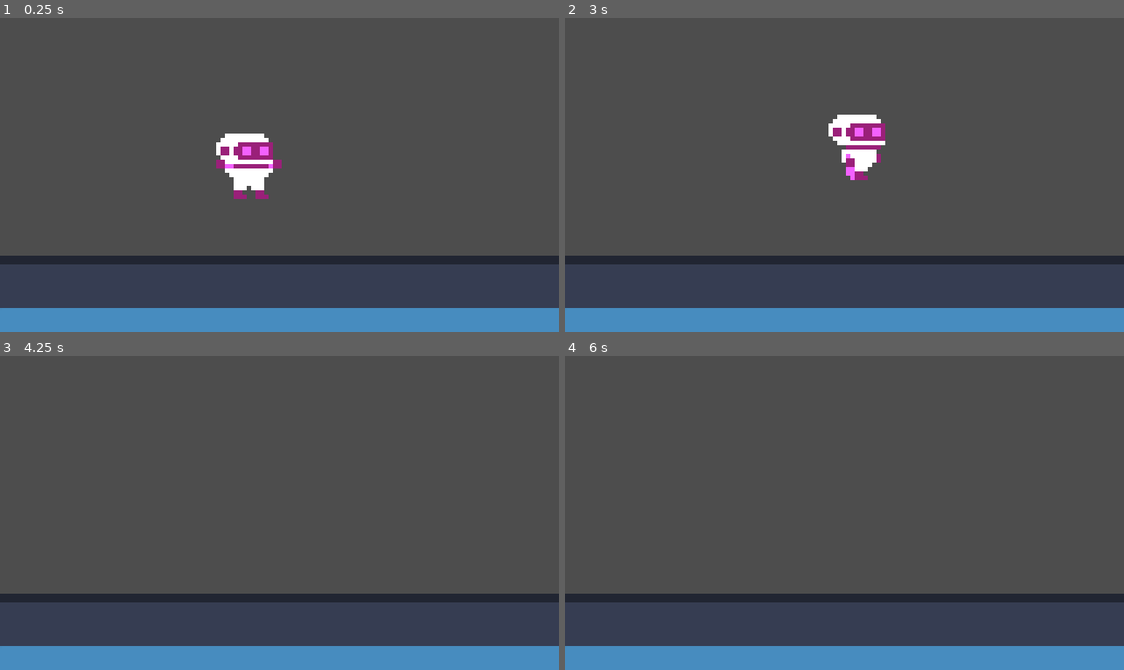
Above: before the commit, frames 1-4 (two rows, left to right).
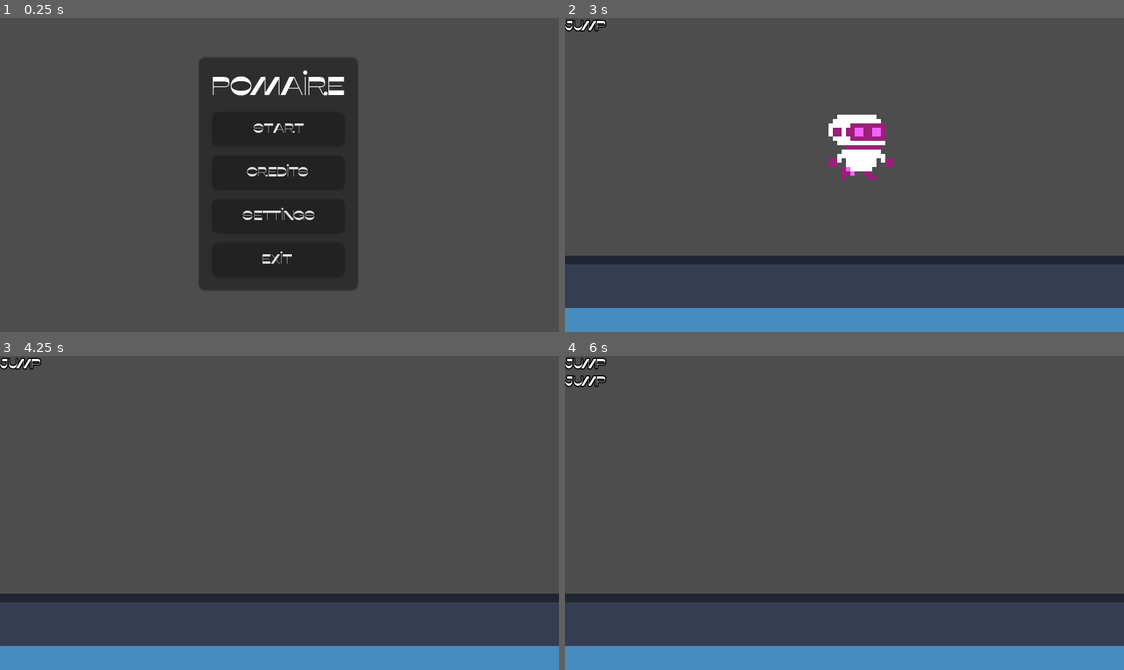
Above: after the commit, the same moments.

Repository: elixs/Pomaire
Game: Godot game, scene res://scenes/ui/main_menu.tscn
Two runs of this game, one before a commit and one after it. Both use one fixed random seed, a clock stepped at 60 frames per second and the inputs below. Before the commit the project starts from res://scenes/main.tscn. The engine's default icon, where the game draws it, is replaced by a stand-in: a white triangle on a blue panel in a dark square.
Inputs (mouse positions are in pixels of both pictures, inside the frame that each line leads up to):
- Up to frame 1 (0.25 s): no input
- Up to frame 2 (3 s): click (844, 171) at 0.5 s, where only the run after the commit has a clickable "Credits"; click (844, 215) at 1.25 s, where only the run after the commit has a clickable "Settings"; click (844, 127) at 2 s, where only the run after the commit has a clickable "Start"; hold D (move_right) from 2.78 s (still down); hold Space (jump) from 2.78 s (still down); tap F (test, bound only after the commit) at 2.85 s
- Up to frame 3 (4.25 s): keep holding D (move_right); release Space (jump) at 3.53 s; tap Space (jump) at 3.6, 3.77, 4.07 s; tap F (test, bound only after the commit) at 3.8 s
- Up to frame 4 (6 s): tap Enter at 4.25 s; release D (move_right) at 4.28 s; hold A (move_left) 4.28-5.03 s; hold Space (jump) 4.28-5.03 s; tap F (test, bound only after the commit) at 4.35, 5.1 s; hold D (move_right) from 5.03 s (still down); tap Space (jump) at 5.27, 5.57, 5.75 s; hold Space (jump) from 5.78 s (still down)

The runs differ from the first frame. In frame 1, 30% of the frame differs, in the area x 0-100%, y 12-100%; in frame 2, 0.6%; in frame 3, 0.2%; in frame 4, 0.4%.

Commit message:
player, menu and theme
also helper debug class

Diff:
--- a/project.godot
+++ b/project.godot
@@ -11,9 +11,13 @@
 [application]
 
 config/name="Pomaire"
-run/main_scene="res://scenes/main.tscn"
+run/main_scene="res://scenes/ui/main_menu.tscn"
 config/features=PackedStringArray("4.1", "Forward Plus")
 config/icon="res://icon.svg"
+
+[autoload]
+
+Debug="*res://scripts/debug.gd"
 
 [display]
 
@@ -23,6 +27,10 @@
 window/size/window_width_override=1280
 window/size/window_height_override=720
 window/stretch/mode="canvas_items"
+
+[gui]
+
+theme/custom="res://resources/theme.tres"
 
 [input]
 
@@ -53,6 +61,11 @@
 "events": [Object(InputEventKey,"resource_local_to_scene":false,"resource_name":"","device":-1,"window_id":0,"alt_pressed":false,"shift_pressed":false,"ctrl_pressed":false,"meta_pressed":false,"pressed":false,"keycode":0,"physical_keycode":32,"key_label":0,"unicode":32,"echo":false,"script":null)
 ]
 }
+test={
+"deadzone": 0.5,
+"events": [Object(InputEventKey,"resource_local_to_scene":false,"resource_name":"","device":-1,"window_id":0,"alt_pressed":false,"shift_pressed":false,"ctrl_pressed":false,"meta_pressed":false,"pressed":false,"keycode":0,"physical_keycode":70,"key_label":0,"unicode":102,"echo":false,"script":null)
+]
+}
 
 [rendering]
 
--- /dev/null
+++ b/resources/theme.tres
@@ -0,0 +1,13 @@
+[gd_resource type="Theme" load_steps=2 format=3 uid="uid://cr6acvmkqo3cr"]
+
+[ext_resource type="FontFile" uid="uid://d28eviiijl1rj" path="res://assets/fonts/misto/Misto.ttf" id="1_6hsmd"]
+
+[resource]
+default_font = ExtResource("1_6hsmd")
+default_font_size = 6
+BigLabel/base_type = &"Label"
+BigLabel/font_sizes/font_size = 12
+MarginContainer/constants/margin_bottom = 6
+MarginContainer/constants/margin_left = 6
+MarginContainer/constants/margin_right = 6
+MarginContainer/constants/margin_top = 6
--- a/scenes/san_martin.gd
+++ b/scenes/san_martin.gd
@@ -9,29 +9,48 @@
 @onready var animation_tree: AnimationTree = $AnimationTree
 @onready var playback = animation_tree.get("parameters/playback")
 
+@onready var pivot: Node2D = $Pivot
+
+
 func _ready() -> void:
 	animation_tree.active = true
+
 
 func _physics_process(delta: float) -> void:
 	var move_input = Input.get_axis("move_left", "move_right")
 
+
 	if not is_on_floor():
 		velocity.y += gravity * delta
 
-	if Input.is_action_just_pressed("jump"):
+
+	if Input.is_action_just_pressed("jump") and is_on_floor():
 		velocity.y = -jump_speed
+		Debug.dprint("jump")
+
 
 	velocity.x = move_toward(velocity.x, speed * move_input, acceleration * delta)
 
 	move_and_slide()
 
 	# animation
-	if abs(velocity.x) > 10 or move_input != 0:
-		playback.travel("run")
-	else:
-		playback.travel("idle")
+
+	if move_input != 0:
+		pivot.scale.x = sign(move_input)
 
 
-#func _input(event: InputEvent) -> void:
-#	if event.is_action_pressed("jump"):
-#		animation_player.play("jump")
+	if is_on_floor():
+		if abs(velocity.x) > 10 or move_input != 0:
+			playback.travel("run")
+		else:
+			playback.travel("idle")
+	else:
+		if velocity.y < 0:
+			playback.travel("jump")
+		else:
+			playback.travel("fall")
+
+
+func _input(event: InputEvent) -> void:
+	if event.is_action_pressed("jump"):
+		print("test")
--- a/scenes/san_martin.tscn
+++ b/scenes/san_martin.tscn
@@ -6,18 +6,86 @@
 [sub_resource type="CapsuleShape2D" id="CapsuleShape2D_pojv8"]
 height = 32.0
 
+[sub_resource type="Animation" id="Animation_53ciw"]
+length = 0.001
+tracks/0/type = "value"
+tracks/0/imported = false
+tracks/0/enabled = true
+tracks/0/path = NodePath("Pivot/Sprite2D:frame")
+tracks/0/interp = 1
+tracks/0/loop_wrap = true
+tracks/0/keys = {
+"times": PackedFloat32Array(0),
+"transitions": PackedFloat32Array(1),
+"update": 1,
+"values": [0]
+}
+tracks/1/type = "value"
+tracks/1/imported = false
+tracks/1/enabled = true
+tracks/1/path = NodePath("Pivot/Sprite2D:texture")
+tracks/1/interp = 1
+tracks/1/loop_wrap = true
+tracks/1/keys = {
+"times": PackedFloat32Array(0),
+"transitions": PackedFloat32Array(1),
+"update": 1,
+"values": [ExtResource("5_3jm1x")]
+}
+tracks/2/type = "value"
+tracks/2/imported = false
+tracks/2/enabled = true
+tracks/2/path = NodePath("Pivot/Sprite2D:modulate")
+tracks/2/interp = 1
+tracks/2/loop_wrap = true
+tracks/2/keys = {
+"times": PackedFloat32Array(0),
+"transitions": PackedFloat32Array(1),
+"update": 0,
+"values": [Color(1, 1, 1, 1)]
+}
+
+[sub_resource type="Animation" id="Animation_jg88c"]
+resource_name = "fall"
+length = 0.1
+loop_mode = 2
+tracks/0/type = "value"
+tracks/0/imported = false
+tracks/0/enabled = true
+tracks/0/path = NodePath("Pivot/Sprite2D:texture")
+tracks/0/interp = 1
+tracks/0/loop_wrap = true
+tracks/0/keys = {
+"times": PackedFloat32Array(0),
+"transitions": PackedFloat32Array(1),
+"update": 1,
+"values": [ExtResource("5_3jm1x")]
+}
+tracks/1/type = "value"
+tracks/1/imported = false
+tracks/1/enabled = true
+tracks/1/path = NodePath("Pivot/Sprite2D:frame")
+tracks/1/interp = 1
+tracks/1/loop_wrap = true
+tracks/1/keys = {
+"times": PackedFloat32Array(0),
+"transitions": PackedFloat32Array(1),
+"update": 1,
+"values": [9]
+}
+
 [sub_resource type="Animation" id="Animation_3iijn"]
 resource_name = "idle"
-length = 0.4
+length = 1.2
 loop_mode = 1
 tracks/0/type = "value"
 tracks/0/imported = false
 tracks/0/enabled = true
-tracks/0/path = NodePath("Sprite2D:frame")
-tracks/0/interp = 1
-tracks/0/loop_wrap = true
-tracks/0/keys = {
-"times": PackedFloat32Array(0, 0.2),
+tracks/0/path = NodePath("Pivot/Sprite2D:frame")
+tracks/0/interp = 1
+tracks/0/loop_wrap = true
+tracks/0/keys = {
+"times": PackedFloat32Array(0, 0.6),
 "transitions": PackedFloat32Array(1, 1),
 "update": 1,
 "values": [0, 2]
@@ -25,41 +93,135 @@
 tracks/1/type = "value"
 tracks/1/imported = false
 tracks/1/enabled = true
-tracks/1/path = NodePath("Sprite2D:texture")
-tracks/1/interp = 1
-tracks/1/loop_wrap = true
-tracks/1/keys = {
-"times": PackedFloat32Array(0),
-"transitions": PackedFloat32Array(1),
-"update": 1,
-"values": [ExtResource("5_3jm1x")]
-}
-
-[sub_resource type="Animation" id="Animation_53ciw"]
-length = 0.001
-tracks/0/type = "value"
-tracks/0/imported = false
-tracks/0/enabled = true
-tracks/0/path = NodePath("Sprite2D:frame")
-tracks/0/interp = 1
-tracks/0/loop_wrap = true
-tracks/0/keys = {
-"times": PackedFloat32Array(0),
-"transitions": PackedFloat32Array(1),
-"update": 1,
-"values": [0]
-}
-tracks/1/type = "value"
-tracks/1/imported = false
-tracks/1/enabled = true
-tracks/1/path = NodePath("Sprite2D:texture")
-tracks/1/interp = 1
-tracks/1/loop_wrap = true
-tracks/1/keys = {
-"times": PackedFloat32Array(0),
-"transitions": PackedFloat32Array(1),
-"update": 1,
-"values": [ExtResource("5_3jm1x")]
+tracks/1/path = NodePath("Pivot/Sprite2D:texture")
+tracks/1/interp = 1
+tracks/1/loop_wrap = true
+tracks/1/keys = {
+"times": PackedFloat32Array(0),
+"transitions": PackedFloat32Array(1),
+"update": 1,
+"values": [ExtResource("5_3jm1x")]
+}
+tracks/2/type = "value"
+tracks/2/imported = false
+tracks/2/enabled = true
+tracks/2/path = NodePath("Pivot/Sprite2D:modulate")
+tracks/2/interp = 1
+tracks/2/loop_wrap = true
+tracks/2/keys = {
+"times": PackedFloat32Array(0),
+"transitions": PackedFloat32Array(1),
+"update": 0,
+"values": [Color(1, 1, 1, 1)]
+}
+
+[sub_resource type="Animation" id="Animation_24ivk"]
+resource_name = "jump"
+length = 0.1
+loop_mode = 2
+tracks/0/type = "value"
+tracks/0/imported = false
+tracks/0/enabled = true
+tracks/0/path = NodePath("Pivot/Sprite2D:texture")
+tracks/0/interp = 1
+tracks/0/loop_wrap = true
+tracks/0/keys = {
+"times": PackedFloat32Array(0),
+"transitions": PackedFloat32Array(1),
+"update": 1,
+"values": [ExtResource("5_3jm1x")]
+}
+tracks/1/type = "value"
+tracks/1/imported = false
+tracks/1/enabled = true
+tracks/1/path = NodePath("Pivot/Sprite2D:frame")
+tracks/1/interp = 1
+tracks/1/loop_wrap = true
+tracks/1/keys = {
+"times": PackedFloat32Array(0),
+"transitions": PackedFloat32Array(1),
+"update": 1,
+"values": [8]
+}
+
+[sub_resource type="Animation" id="Animation_1s8k3"]
+resource_name = "jump_start"
+length = 0.1
+tracks/0/type = "value"
+tracks/0/imported = false
+tracks/0/enabled = true
+tracks/0/path = NodePath("Pivot/Sprite2D:texture")
+tracks/0/interp = 1
+tracks/0/loop_wrap = true
+tracks/0/keys = {
+"times": PackedFloat32Array(0),
+"transitions": PackedFloat32Array(1),
+"update": 1,
+"values": [ExtResource("5_3jm1x")]
+}
+tracks/1/type = "value"
+tracks/1/imported = false
+tracks/1/enabled = true
+tracks/1/path = NodePath("Pivot/Sprite2D:frame")
+tracks/1/interp = 1
+tracks/1/loop_wrap = true
+tracks/1/keys = {
+"times": PackedFloat32Array(0),
+"transitions": PackedFloat32Array(1),
+"update": 1,
+"values": [10]
+}
+tracks/2/type = "value"
+tracks/2/imported = false
+tracks/2/enabled = true
+tracks/2/path = NodePath("Pivot/Sprite2D:modulate")
+tracks/2/interp = 1
+tracks/2/loop_wrap = true
+tracks/2/keys = {
+"times": PackedFloat32Array(0),
+"transitions": PackedFloat32Array(1),
+"update": 0,
+"values": [Color(1, 0, 1, 1)]
+}
+
+[sub_resource type="Animation" id="Animation_6cfgn"]
+resource_name = "land"
+length = 0.2
+tracks/0/type = "value"
+tracks/0/imported = false
+tracks/0/enabled = true
+tracks/0/path = NodePath("Pivot/Sprite2D:texture")
+tracks/0/interp = 1
+tracks/0/loop_wrap = true
+tracks/0/keys = {
+"times": PackedFloat32Array(0),
+"transitions": PackedFloat32Array(1),
+"update": 1,
+"values": [ExtResource("5_3jm1x")]
+}
+tracks/1/type = "value"
+tracks/1/imported = false
+tracks/1/enabled = true
+tracks/1/path = NodePath("Pivot/Sprite2D:frame")
+tracks/1/interp = 1
+tracks/1/loop_wrap = true
+tracks/1/keys = {
+"times": PackedFloat32Array(0),
+"transitions": PackedFloat32Array(1),
+"update": 1,
+"values": [10]
+}
+tracks/2/type = "value"
+tracks/2/imported = false
+tracks/2/enabled = true
+tracks/2/path = NodePath("Pivot/Sprite2D:modulate")
+tracks/2/interp = 1
+tracks/2/loop_wrap = true
+tracks/2/keys = {
+"times": PackedFloat32Array(0),
+"transitions": PackedFloat32Array(1),
+"update": 0,
+"values": [Color(0, 0, 1, 1)]
 }
 
 [sub_resource type="Animation" id="Animation_nygq7"]
@@ -69,19 +231,19 @@
 tracks/0/type = "value"
 tracks/0/imported = false
 tracks/0/enabled = true
-tracks/0/path = NodePath("Sprite2D:texture")
-tracks/0/interp = 1
-tracks/0/loop_wrap = true
-tracks/0/keys = {
-"times": PackedFloat32Array(0),
-"transitions": PackedFloat32Array(1),
-"update": 1,
-"values": [ExtResource("5_3jm1x")]
-}
-tracks/1/type = "value"
-tracks/1/imported = false
-tracks/1/enabled = true
-tracks/1/path = NodePath("Sprite2D:frame")
+tracks/0/path = NodePath("Pivot/Sprite2D:texture")
+tracks/0/interp = 1
+tracks/0/loop_wrap = true
+tracks/0/keys = {
+"times": PackedFloat32Array(0),
+"transitions": PackedFloat32Array(1),
+"update": 1,
+"values": [ExtResource("5_3jm1x")]
+}
+tracks/1/type = "value"
+tracks/1/imported = false
+tracks/1/enabled = true
+tracks/1/path = NodePath("Pivot/Sprite2D:frame")
 tracks/1/interp = 1
 tracks/1/loop_wrap = true
 tracks/1/keys = {
@@ -89,47 +251,34 @@
 "transitions": PackedFloat32Array(1, 1, 1, 1),
 "update": 1,
 "values": [4, 5, 6, 5]
-}
-
-[sub_resource type="Animation" id="Animation_24ivk"]
-resource_name = "jump"
-length = 0.5
-tracks/0/type = "value"
-tracks/0/imported = false
-tracks/0/enabled = true
-tracks/0/path = NodePath("Sprite2D:texture")
-tracks/0/interp = 1
-tracks/0/loop_wrap = true
-tracks/0/keys = {
-"times": PackedFloat32Array(0),
-"transitions": PackedFloat32Array(1),
-"update": 1,
-"values": [ExtResource("5_3jm1x")]
-}
-tracks/1/type = "value"
-tracks/1/imported = false
-tracks/1/enabled = true
-tracks/1/path = NodePath("Sprite2D:frame")
-tracks/1/interp = 1
-tracks/1/loop_wrap = true
-tracks/1/keys = {
-"times": PackedFloat32Array(0, 0.1),
-"transitions": PackedFloat32Array(1, 1),
-"update": 1,
-"values": [0, 1]
 }
 
 [sub_resource type="AnimationLibrary" id="AnimationLibrary_hu5u7"]
 _data = {
 "RESET": SubResource("Animation_53ciw"),
+"fall": SubResource("Animation_jg88c"),
 "idle": SubResource("Animation_3iijn"),
 "jump": SubResource("Animation_24ivk"),
+"jump_start": SubResource("Animation_1s8k3"),
+"land": SubResource("Animation_6cfgn"),
 "run": SubResource("Animation_nygq7")
 }
+
+[sub_resource type="AnimationNodeAnimation" id="AnimationNodeAnimation_3rw7y"]
+animation = &"fall"
 
 [sub_resource type="AnimationNodeAnimation" id="AnimationNodeAnimation_10ima"]
 animation = &"idle"
 
+[sub_resource type="AnimationNodeAnimation" id="AnimationNodeAnimation_cbg2c"]
+animation = &"jump"
+
+[sub_resource type="AnimationNodeAnimation" id="AnimationNodeAnimation_35255"]
+animation = &"jump_start"
+
+[sub_resource type="AnimationNodeAnimation" id="AnimationNodeAnimation_nj4ba"]
+animation = &"land"
+
 [sub_resource type="AnimationNodeAnimation" id="AnimationNodeAnimation_ar3yc"]
 animation = &"run"
 
@@ -140,22 +289,52 @@
 [sub_resource type="AnimationNodeStateMachineTransition" id="AnimationNodeStateMachineTransition_eui37"]
 advance_mode = 2
 
+[sub_resource type="AnimationNodeStateMachineTransition" id="AnimationNodeStateMachineTransition_1oq7k"]
+
+[sub_resource type="AnimationNodeStateMachineTransition" id="AnimationNodeStateMachineTransition_x0ek3"]
+
+[sub_resource type="AnimationNodeStateMachineTransition" id="AnimationNodeStateMachineTransition_w7gqp"]
+switch_mode = 2
+
+[sub_resource type="AnimationNodeStateMachineTransition" id="AnimationNodeStateMachineTransition_7p844"]
+
+[sub_resource type="AnimationNodeStateMachineTransition" id="AnimationNodeStateMachineTransition_uys2l"]
+
+[sub_resource type="AnimationNodeStateMachineTransition" id="AnimationNodeStateMachineTransition_7q1om"]
+switch_mode = 2
+
+[sub_resource type="AnimationNodeStateMachineTransition" id="AnimationNodeStateMachineTransition_w0i7w"]
+
+[sub_resource type="AnimationNodeStateMachineTransition" id="AnimationNodeStateMachineTransition_0s13a"]
+
+[sub_resource type="AnimationNodeStateMachineTransition" id="AnimationNodeStateMachineTransition_82p6k"]
+
 [sub_resource type="AnimationNodeStateMachine" id="AnimationNodeStateMachine_01e3l"]
+states/fall/node = SubResource("AnimationNodeAnimation_3rw7y")
+states/fall/position = Vector2(597.857, -22.7755)
 states/idle/node = SubResource("AnimationNodeAnimation_10ima")
 states/idle/position = Vector2(407.571, 106.286)
+states/jump/node = SubResource("AnimationNodeAnimation_cbg2c")
+states/jump/position = Vector2(445.714, -23.0233)
+states/jump_start/node = SubResource("AnimationNodeAnimation_35255")
+states/jump_start/position = Vector2(266.429, -23.3473)
+states/land/node = SubResource("AnimationNodeAnimation_nj4ba")
+states/land/position = Vector2(754.286, -22.7778)
 states/run/node = SubResource("AnimationNodeAnimation_ar3yc")
 states/run/position = Vector2(574.714, 106.49)
-transitions = ["idle", "run", SubResource("AnimationNodeStat …(134 unchanged characters)… mationNodeStateMachineTransition_eui37")]
-graph_offset = Vector2(37, 37)
+transitions = ["idle", "run", SubResource("AnimationNodeStat …(134 unchanged characters)… mationNodeStateMachineTransition_eui37"), "run", "jump_start", SubResource("AnimationNodeStateMachineTransition_1oq7k"), "idle", "jump_start", SubResource("AnimationNodeStateMachineTransition_x0ek3"), "jump_start", "jump", SubResource("AnimationNodeStateMachineTransition_w7gqp"), "jump", "fall", SubResource("AnimationNodeStateMachineTransition_7p844"), "fall", "land", SubResource("AnimationNodeStateMachineTransition_uys2l"), "land", "idle", SubResource("AnimationNodeStateMachineTransition_7q1om"), "land", "run", SubResource("AnimationNodeStateMachineTransition_w0i7w"), "run", "fall", SubResource("AnimationNodeStateMachineTransition_0s13a"), "idle", "fall", SubResource("AnimationNodeStateMachineTransition_82p6k")]
+graph_offset = Vector2(39, -86)
 
 [node name="SanMartin" type="CharacterBody2D"]
 script = ExtResource("1_rwl31")
 
-[node name="Sprite2D" type="Sprite2D" parent="."]
+[node name="Pivot" type="Node2D" parent="."]
+
+[node name="Sprite2D" type="Sprite2D" parent="Pivot"]
 scale = Vector2(2, 2)
 texture = ExtResource("5_3jm1x")
 hframes = 4
-vframes = 2
+vframes = 3
 
 [node name="CollisionShape2D" type="CollisionShape2D" parent="."]
 shape = SubResource("CapsuleShape2D_pojv8")
--- /dev/null
+++ b/scenes/ui/main_menu.gd
@@ -0,0 +1,19 @@
+extends MarginContainer
+
+@onready var start: Button = %Start
+@onready var exit: Button = %Exit
+
+#var main = preload("res://scenes/main.tscn")
+@export var main: PackedScene
+
+func _ready() -> void:
+	start.pressed.connect(_on_start_pressed)
+	exit.pressed.connect(_on_exit_pressed)
+
+
+func _on_start_pressed():
+	if main:
+		get_tree().change_scene_to_packed(main)
+
+func _on_exit_pressed():
+	get_tree().quit()
--- /dev/null
+++ b/scenes/ui/main_menu.tscn
@@ -0,0 +1,48 @@
+[gd_scene load_steps=3 format=3 uid="uid://b5l41fx6d3bj4"]
+
+[ext_resource type="Script" path="res://scenes/ui/main_menu.gd" id="1_yc3h5"]
+[ext_resource type="PackedScene" uid="uid://ca6git5xdb13d" path="res://scenes/main.tscn" id="2_ih4e6"]
+
+[node name="MainMenu" type="MarginContainer"]
+anchors_preset = 15
+anchor_right = 1.0
+anchor_bottom = 1.0
+grow_horizontal = 2
+grow_vertical = 2
+script = ExtResource("1_yc3h5")
+main = ExtResource("2_ih4e6")
+
+[node name="PanelContainer" type="PanelContainer" parent="."]
+layout_mode = 2
+size_flags_horizontal = 4
+size_flags_vertical = 4
+
+[node name="MarginContainer" type="MarginContainer" parent="PanelContainer"]
+layout_mode = 2
+
+[node name="VBoxContainer" type="VBoxContainer" parent="PanelContainer/MarginContainer"]
+layout_mode = 2
+
+[node name="Label" type="Label" parent="PanelContainer/MarginContainer/VBoxContainer"]
+layout_mode = 2
+theme_type_variation = &"BigLabel"
+text = "Pomaire"
+horizontal_alignment = 1
+
+[node name="Start" type="Button" parent="PanelContainer/MarginContainer/VBoxContainer"]
+unique_name_in_owner = true
+layout_mode = 2
+text = "Start"
+
+[node name="Button2" type="Button" parent="PanelContainer/MarginContainer/VBoxContainer"]
+layout_mode = 2
+text = "Credits"
+
+[node name="Button3" type="Button" parent="PanelContainer/MarginContainer/VBoxContainer"]
+layout_mode = 2
+text = "Settings"
+
+[node name="Exit" type="Button" parent="PanelContainer/MarginContainer/VBoxContainer"]
+unique_name_in_owner = true
+layout_mode = 2
+text = "Exit"
--- /dev/null
+++ b/scripts/debug.gd
@@ -0,0 +1,25 @@
+extends Node
+
+
+@onready var canvas_layer  = CanvasLayer.new()
+@onready var container = VBoxContainer.new()
+
+
+func _ready() -> void:
+	add_child(canvas_layer)
+	canvas_layer.layer = 100
+	canvas_layer.add_child(container)
+	container.set("theme_override_constants/separation", 0)
+
+
+func dprint(message: Variant, seconds: int = 2) -> void:
+	print(message)
+	var label = Label.new()
+	label.text = str(message)
+	label.set("theme_override_constants/outline_size", 2)
+	label.set("theme_override_colors/font_outline_color", Color.BLACK)
+	container.add_child(label)
+	container.move_child(label, 0)
+	await get_tree().create_timer(seconds).timeout
+	container.remove_child(label)
+	label.queue_free()
Binary file added: assets/fonts/misto/Misto.ttf
Not shown, added: assets/fonts/misto/Misto.ttf.import
Binary file changed: assets/space-base-platform-shooter-8-bit-art-graphics-pack/graphics/humanoids/white.png
Not shown: 1 places in scenes/san_martin.tscn that only renumber resources
